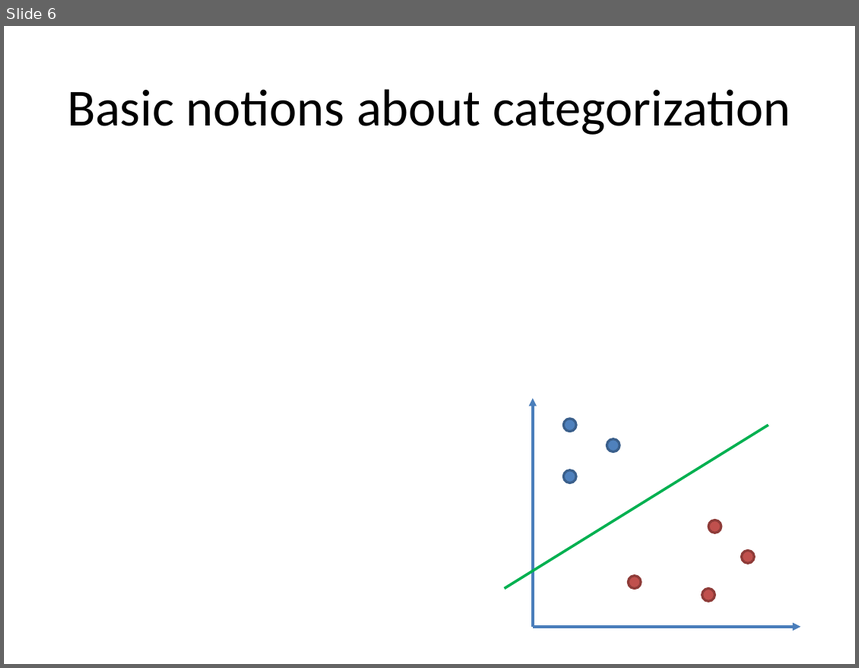
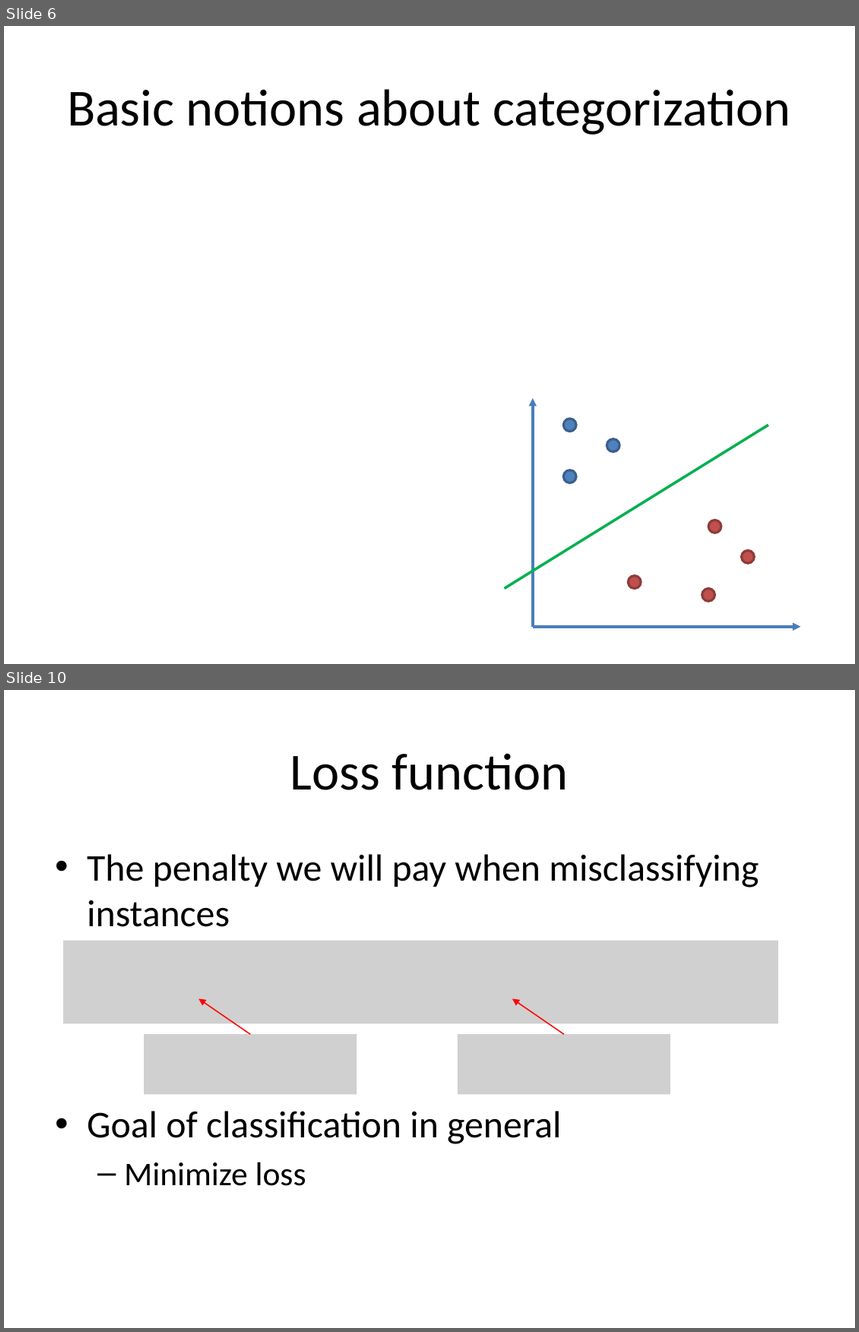
Before and after one commit to wang296/CS6501-Text-Mining, a slide deck: docs/Text Categorization.pptx. Shown one above the other, each under a label of ours: slide 6 before the commit, slides 6 and 10 after it; the slides between them are not shown. The pictures are 859x668 and 859x1332 pixels, drawn with LibreOffice and Linux fonts; fonts in the diff are those of the drawing; grey boxes stand for pictures. Boxes give left, top, right and bottom in pixels: in the first picture for what was removed or moved away, otherwise in the second. Text is boxed around its words. In the diff, an @@ line names an element or a change of style, - is before the commit and + after.

```diff
--- a/docs/Text Categorization.pptx
+++ b/docs/Text Categorization.pptx
@@ slide 10 added at (4,690,855,1328), background #FFFFFF @@
@@ title added at (291,753,569,790), 44 pt, text #000000 @@
+Loss function
@@ text added at (87,854,759,1186), 32 pt, text #000000 @@
+• The penalty we will pay when misclassifying instances
+• Goal of classification in general
+  – Minimize loss
@@ picture added at (63,940,778,1024) @@
@@ arrow added from (250, 1035) to (199, 999), #FF0000 1 pt @@
@@ arrow added from (564, 1035) to (512, 999), #FF0000 1 pt @@
@@ picture added at (144,1035,357,1095) @@
@@ picture added at (458,1035,671,1095) @@
```
Also in this commit, not shown: 3 slides changed, 8 other slides added, 1 other file.
